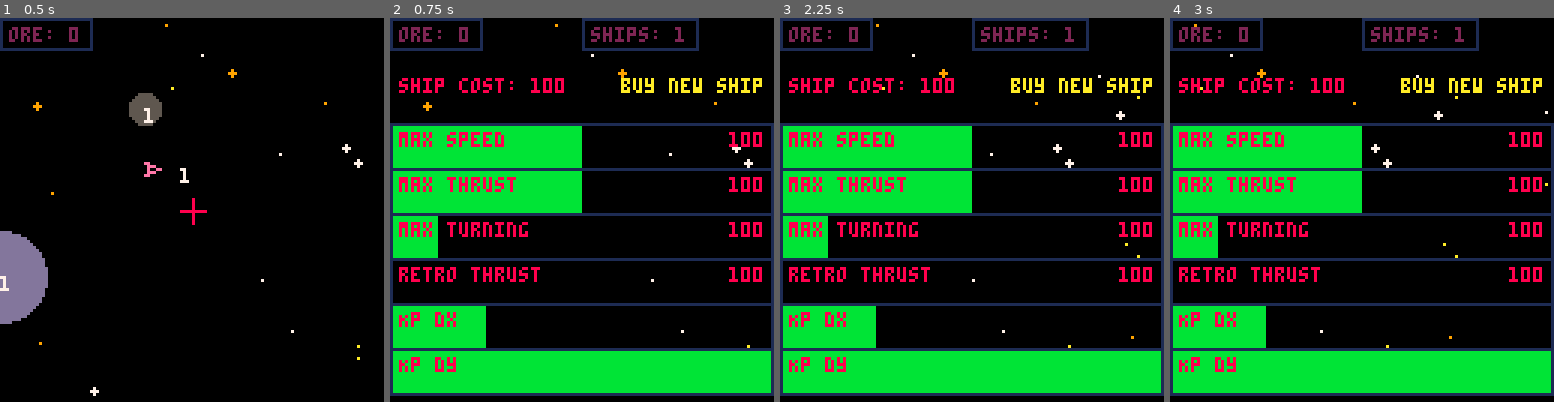
Above: before the commit, frames 1-4 (left to right).
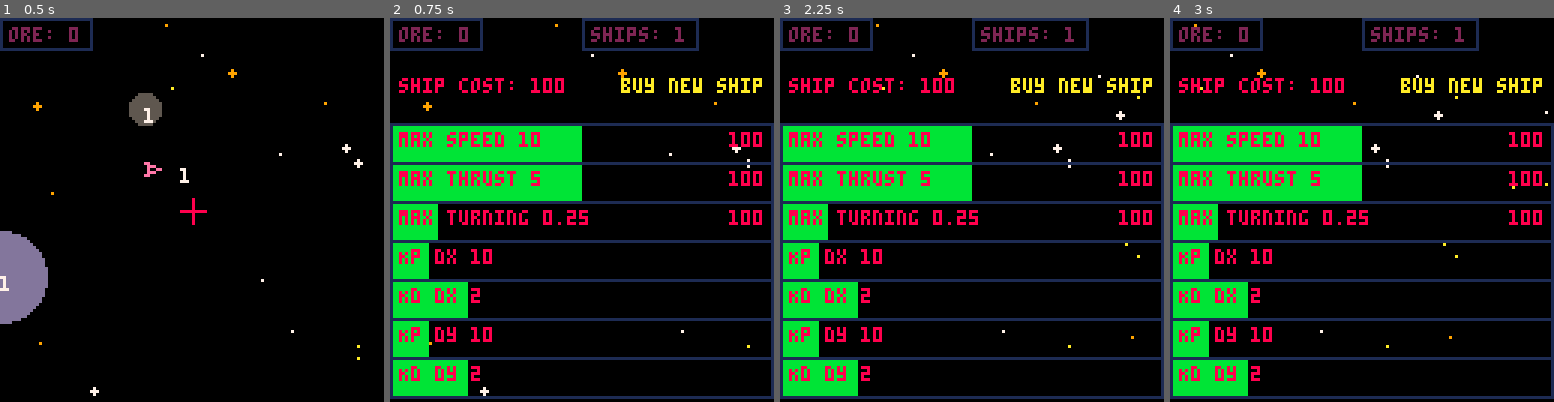
Above: after the commit, the same moments.

Repository: TarkanAl-Kazily/game-jams
Game: PICO-8 cartridge gmtk/main.p8
Same seed, same stepped clock (60 frames per second), same inputs: the game is played once before the commit and once after it.
Inputs:
- Up to frame 1 (0.5 s): tap X (X key) at 0.33 s
- Up to frame 2 (0.75 s): tap O (Z key) at 0.7 s
- Up to frame 3 (2.25 s): tap X (X key) at 1.07, 1.85 s; hold Right 1.6-2.1 s; tap O (Z key) at 1.7, 2.1 s; hold Up from 2.15 s (still down)
- Up to frame 4 (3 s): release Up at 2.42 s; hold Right from 2.47 s (still down); tap O (Z key) at 2.5, 2.9 s; tap X (X key) at 2.97 s

Frame 1 is identical in both runs. In frame 2, 25% of the frame differs, in the area x 0-100%, y 29-100%; in frame 3, 25%; in frame 4, 25%.

Commit message:
Version 1.1
Changed to using a PD control scheme. Players can tune Proportional and
Derivative gains for both turning and linear distance

Diff:
--- a/gmtk/controls.lua
+++ b/gmtk/controls.lua
@@ -3,8 +3,10 @@
     max_acceleration=5,
     max_angular_velocity=0.25,
     max_friction=0.0,
-    kp_1=0.25,
-    kp_2=1.0
+    kp_1=10,
+    kp_2=10.0,
+    kd_1=2.0,
+    kd_2=2.0,
 }
 
 upgrade_maximums = {
@@ -12,8 +14,10 @@
     max_acceleration=10,
     max_angular_velocity=2.0,
     max_friction=1.0,
-    kp_1=1.0,
-    kp_2=1.0
+    kp_1=100.0,
+    kp_2=100.0,
+    kd_1=10.0,
+    kd_2=10.0
 }
 
 upgrade_amounts = {
@@ -35,16 +39,17 @@
     state.q_dot.x += state.q_ddot.x * dt
     state.q_dot.y += state.q_ddot.y * dt
     -- q_dot.d based off of control and angular momentum
-    state.q_dot.d = control.angular_velocity
+    state.q_dot.d = (rnd(0.2) + rnd(0.2) + 0.8) * control.angular_velocity
 
     if limits != nil then
-        state.q_dot.x = mid(-limits.max_velocity * cos(state.q.d), state.q_dot.x, limits.max_velocity * cos(state.q.d))
-        state.q_dot.y = mid(-limits.max_velocity * sin(state.q.d), state.q_dot.y, limits.max_velocity * sin(state.q.d))
+        local vel_dir = atan2(state.q_dot.x, state.q_dot.y)
+        state.q_dot.x = mid(-limits.max_velocity * cos(vel_dir), state.q_dot.x, limits.max_velocity * cos(vel_dir))
+        state.q_dot.y = mid(-limits.max_velocity * sin(vel_dir), state.q_dot.y, limits.max_velocity * sin(vel_dir))
     end
 
     -- q_ddot.x and q_ddot.y based off of control, q.d, and control friction
-    state.q_ddot.x = cos(state.q.d) * control.acceleration - state.q_dot.x * control.friction
-    state.q_ddot.y = sin(state.q.d) * control.acceleration - state.q_dot.y * control.friction
+    state.q_ddot.x = cos(state.q.d) * (rnd(0.3) + rnd(0.3) + 0.7) * control.acceleration - state.q_dot.x * control.friction
+    state.q_ddot.y = sin(state.q.d) * (rnd(0.3) + rnd(0.3) + 0.7) * control.acceleration - state.q_dot.y * control.friction
 
     -- q_ddot.d unused
     state.q_ddot.d = 0
@@ -64,25 +69,20 @@
   local target_threshold = target_zone.radius
   local target = target_zone.state.q
 
-  if distance_squared(e.state.q, target) < target_threshold * target_threshold then
+  if overlap(e, target_zone) then
     e.current_target = (e.current_target % #miner_targets) + 1
   else
       local dx, dy = target.x - e.state.q.x, - target.y + e.state.q.y
+      local dir = atan2(dx, dy)
+      local vx, vy = target_zone.state.q_dot.x - e.state.q_dot.x, target_zone.state.q_dot.y - e.state.q_dot.y
       dx, dy = cos(e.state.q.d) * dx - sin(e.state.q.d) * dy, sin(e.state.q.d) * dx + cos(e.state.q.d) * dy
+      vx, vy = cos(dir) * vx - sin(dir) * vy, sin(dir) * vx + cos(dir) * vy
       --dx *= e.controls.kp.dx
       --dy *= e.controls.kp.dy
+      dx = max(0, dx)
 
-      if (dx < 0) or abs(dy) > 0.0 then
-        e.control.angular_velocity = sign(dy) * 10.0
-      else
-        e.control.angular_velocity = 0
-      end
-
-      if dx > 0 then
-        e.control.acceleration = 100.0
-      else
-        e.control.acceleration = 0
-      end
+      e.control.angular_velocity = miner_settings.kp_2 * dy - miner_settings.kd_2 * vy
+      e.control.acceleration = miner_settings.kp_1 * dx + miner_settings.kd_1 * vx
 
       e.control.angular_velocity = mid(e.control.angular_velocity, miner_settings.max_angular_velocity, -miner_settings.max_angular_velocity)
       e.control.acceleration = mid(e.control.acceleration, miner_settings.max_acceleration, -miner_settings.max_acceleration)
--- a/gmtk/draw.lua
+++ b/gmtk/draw.lua
@@ -80,8 +80,8 @@
 
 function draw_menu()
     local top_x, top_y = camera_pos.x, camera_pos.y
-    local values = {miner_settings.max_velocity, miner_settings.max_acceleration, miner_settings.max_angular_velocity, miner_settings.max_friction, miner_settings.kp_1, miner_settings.kp_2}
-    local max_values = {upgrade_maximums.max_velocity, upgrade_maximums.max_acceleration, upgrade_maximums.max_angular_velocity, upgrade_maximums.max_friction, upgrade_maximums.kp_1, upgrade_maximums.kp_2}
+    local values = {miner_settings.max_velocity, miner_settings.max_acceleration, miner_settings.max_angular_velocity, miner_settings.kp_1, miner_settings.kd_1, miner_settings.kp_2, miner_settings.kd_2}
+    local max_values = {upgrade_maximums.max_velocity, upgrade_maximums.max_acceleration, upgrade_maximums.max_angular_velocity, upgrade_maximums.kp_1, upgrade_maximums.kd_1, upgrade_maximums.kp_2, upgrade_maximums.kd_2}
     msg = "ore: "..flr(score)
     rect(top_x, top_y, top_x + 6 + 4 * #msg, top_y + 10, 1)
     print(msg, top_x + 3, top_y + 3, 2)
@@ -96,14 +96,15 @@
     msg = "buy new ship"
     print(msg, top_x + 125 - 4 * #msg, top_y + 20, player_menu.menu_item == 0 and 10 or 8)
 
-    top_y += 20
-    for i = 1, 6 do
-        top_y += 15
-        rectfill(top_x, top_y, top_x + 127 * values[i] / max_values[i], top_y + 15, 11)
-        rect(top_x, top_y, top_x + 127, top_y + 15, 1)
-        print(player_menu.entries[i], top_x + 3, top_y + 3, player_menu.menu_item == i and 10 or 8)
+    top_y += 35
+    local height = 13
+    for i = 1, 7 do
+        rectfill(top_x, top_y, top_x + 127 * values[i] / max_values[i], top_y + height, 11)
+        rect(top_x, top_y, top_x + 127, top_y + height, 1)
+        print(player_menu.entries[i].." "..values[i], top_x + 3, top_y + 3, player_menu.menu_item == i and 10 or 8)
         if i+1 <= #upgrade_costs then
             print(upgrade_costs[i+1], top_x + 125 - 4 * #tostr(upgrade_costs[i+1]), top_y + 3, player_menu.menu_item == i and 10 or 8)
         end
+        top_y += height
     end
 end
--- a/gmtk/main.p8
+++ b/gmtk/main.p8
@@ -1,7 +1,7 @@
 pico-8 cartridge // http://www.pico-8.com
 version 29
 __lua__
--- space controller v1_0
+-- space controller v1_1
 -- tarkan al-kazily
 
 #include objects.lua
@@ -15,7 +15,7 @@
 ship_cost = 100
 entities = {}
 player_camera = {type="meta", state={q={x=64, y=64}}, radius=1}
-player_menu = {entries={"max speed", "max thrust", "max turning", "retro thrust", "Kp dx", "Kp dy"}, menu_item=0}
+player_menu = {entries={"max speed", "max thrust", "max turning", "Kp dx", "Kd dx", "Kp dy", "Kd dy"}, menu_item=0}
 camera_pos = {x=0, y=0}
 world_bounds = {min={x=-128, y=-128}, max={x=255, y=255}}
 background = nil
@@ -23,7 +23,7 @@
 seed_background = 42
 seed_zones = 48
 
-upgrade_costs = {0, 100, 100, 100, 100}
+upgrade_costs = {0, 100, 100, 100}
 
 -- valid modes: ship, manager, menu
 player_mode = "manager"
@@ -76,10 +76,22 @@
   else
 
     -- the cookie
-    foreach(entities, draw_entity)
+    for i=1,#entities do
+      local e = entities[i]
+      if e.type == "zone" then
+        draw_entity(e)
+      end
+    end
 
     if player_mode == "manager" then
       draw_miner_path()
+    end
+
+    for i=1,#entities do
+      local e = entities[i]
+      if e.type != "zone" then
+        draw_entity(e)
+      end
     end
 
     -- score box
@@ -232,12 +244,15 @@
 
 function update_ship_cost()
   ship_cost = 75 + miner_count * 25
+  if miner_count == 0 then
+    ship_cost = 0
+  end
   upgrade_costs[1] = ship_cost
 end
 
 function update_player_menu()
-  local values = {miner_settings.max_velocity, miner_settings.max_acceleration, miner_settings.max_angular_velocity, miner_settings.max_friction, miner_settings.kp_1, miner_settings.kp_2}
-  local max_values = {upgrade_maximums.max_velocity, upgrade_maximums.max_acceleration, upgrade_maximums.max_angular_velocity, upgrade_maximums.max_friction, upgrade_maximums.kp_1, upgrade_maximums.kp_2}
+  local values = {miner_settings.max_velocity, miner_settings.max_acceleration, miner_settings.max_angular_velocity, miner_settings.kp_1, miner_settings.kd_1, miner_settings.kp_2, miner_settings.kd_2}
+  local max_values = {upgrade_maximums.max_velocity, upgrade_maximums.max_acceleration, upgrade_maximums.max_angular_velocity, upgrade_maximums.kp_1, upgrade_maximums.kd_1, upgrade_maximums.kp_2, upgrade_maximums.kd_2}
   if btnp(2) then
     player_menu.menu_item -= 1
   end
@@ -245,6 +260,8 @@
   if btnp(3) then
     player_menu.menu_item += 1
   end
+  player_menu.menu_item = mid(0, player_menu.menu_item, #player_menu.entries)
+
 
   if btnp(5) then
     if player_menu.menu_item < #upgrade_costs then
@@ -269,21 +286,21 @@
     values[player_menu.menu_item] += 0.01 * max_values[player_menu.menu_item]
   end
 
-  player_menu.menu_item = mid(0, player_menu.menu_item, #player_menu.entries)
-
   miner_settings.max_velocity = mid(0, values[1], max_values[1])
   miner_settings.max_acceleration = mid(0, values[2], max_values[2])
   miner_settings.max_angular_velocity = mid(0, values[3], max_values[3])
-  miner_settings.max_friction = mid(0, values[4], max_values[4])
-  miner_settings.kp_1 = mid(0, values[5], max_values[5])
+  miner_settings.kp_1 = mid(0, values[4], max_values[4])
+  miner_settings.kd_1 = mid(0, values[5], max_values[5])
   miner_settings.kp_2 = mid(0, values[6], max_values[6])
+  miner_settings.kd_2 = mid(0, values[7], max_values[7])
 
   upgrade_maximums.max_velocity = max_values[1]
   upgrade_maximums.max_acceleration = max_values[2]
   upgrade_maximums.max_angular_velocity = max_values[3]
-  upgrade_maximums.max_friction = max_values[4]
-  upgrade_maximums.kp_1 = max_values[5]
-  upgrade_maximums.kp_2 = max_values[6]
+  upgrade_maximums.kp_1 = max_values[4]
+  upgrade_maximums.kd_1 = max_values[5]
+  upgrade_maximums.kp_1 = max_values[6]
+  upgrade_maximums.kd_2 = max_values[7]
 end
 
 -->8
